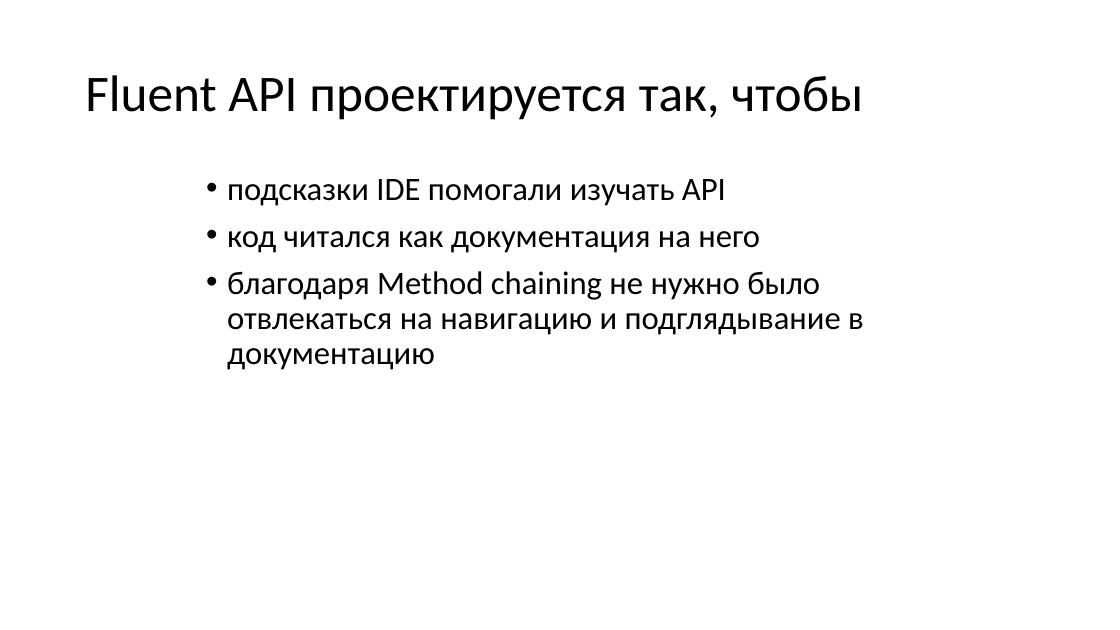
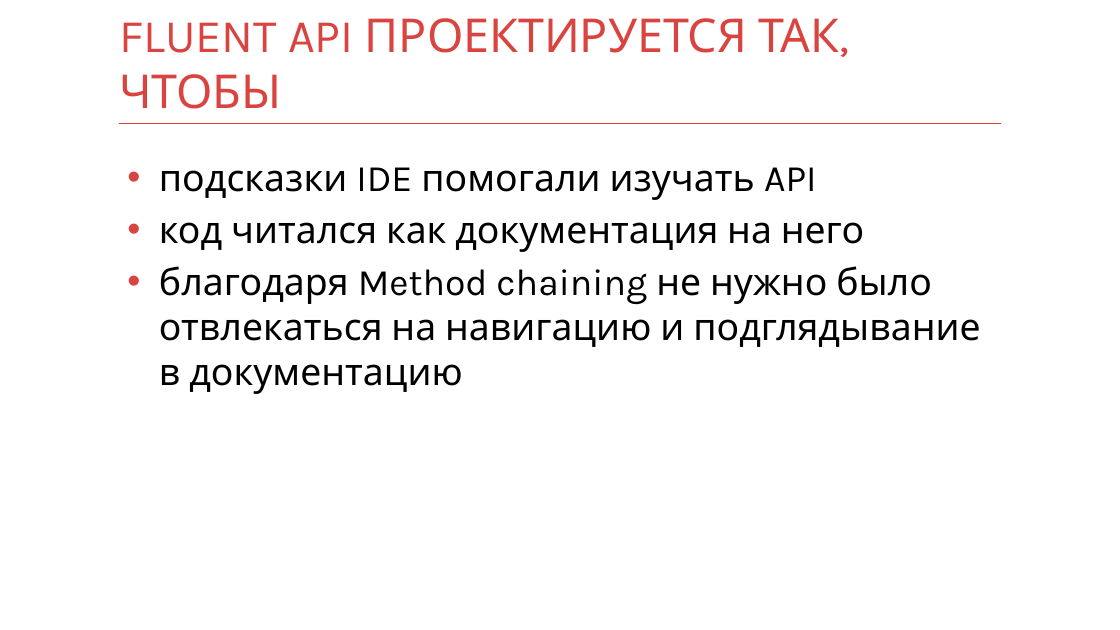
Before and after one commit to kontur-courses/fluent-api, a slide deck: slide 10 of fluent-api.pptx (slide 9 before the commit). Drawn at 1120x630 pixels with LibreOffice and Linux fonts; fonts in the diff are those of the drawing. Boxes give left, top, right and bottom in pixels: in the first picture for what was removed or moved away, otherwise in the second. Text is boxed around its words. In the diff, an @@ line names an element or a change of style, - is before the commit and + after.

```diff
--- a/fluent-api.pptx
+++ b/fluent-api.pptx
@@ title at box(119, 18, 839, 109): text changed; size 44 to 40 pt; font Calibri to Karla; text colour #000000 to #D94440 @@
-Fluent API проектируется так, чтобы
+FLUENT API ПРОЕКТИРУЕТСЯ ТАК, ЧТОБЫ
@@ title "FLUENT API ПРОЕКТИРУЕТСЯ ТАК, ЧТОБЫ" at box(119, 18, 839, 109): vertical alignment middle to bottom @@
@@ line added from (119, 124) to (1002, 124), #D83F3B 1 pt @@
@@ text "подсказки IDE помогали изучать API": place and size @@
-text "подсказки IDE помогали изучать API" at box(227, 179, 864, 370)
+text "подсказки IDE помогали изучать API" at box(159, 167, 980, 394)
@@ text "подсказки IDE помогали изучать API" at box(159, 167, 980, 394): size 28 to 32 pt, font Calibri to Karla; indent changed; line spacing 0.9 to 1; less space between paragraphs @@
```
Also in this commit, not shown: 29 other slides changed, 6 slides added.
